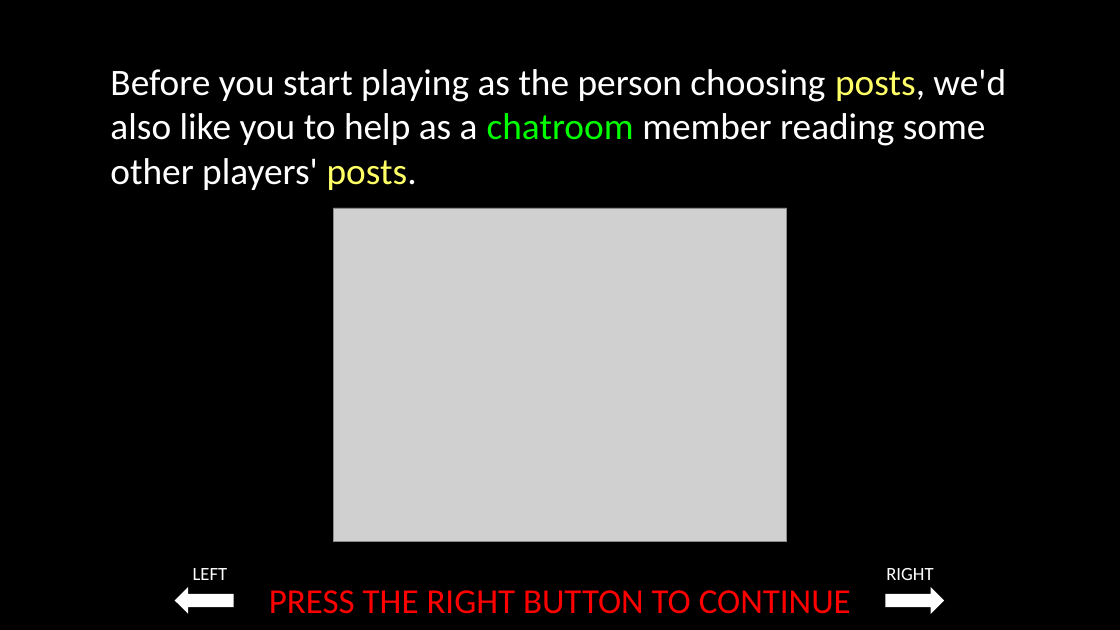
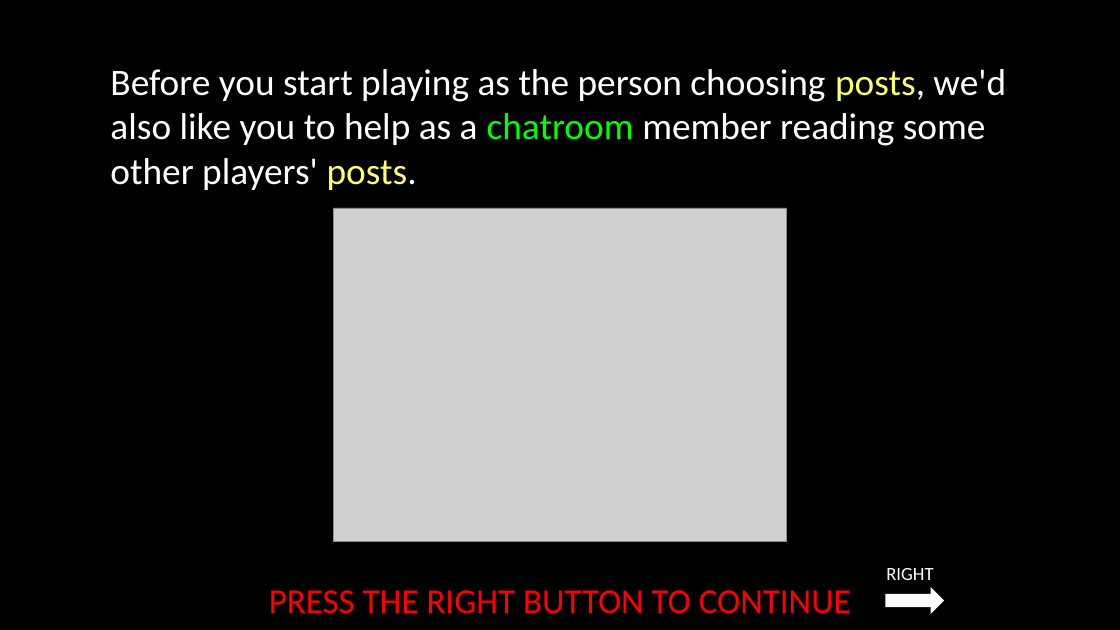
Before and after one commit to laureate-institute-for-brain-research/StimToolOnline, a slide deck: slide 29 of public/js/tasks/social_media/media/Social_media_task_instructions_04_01_2022.pptx (slide 28 before the commit). Drawn at 1120x630 pixels with LibreOffice and Linux fonts; fonts in the diff are those of the drawing; grey boxes stand for pictures. Boxes give left, top, right and bottom in pixels: in the first picture for what was removed or moved away, otherwise in the second. Text is boxed around its words. In the diff, an @@ line names an element or a change of style, - is before the commit and + after.

```diff
--- a/public/js/tasks/social_media/media/Social_media_task_instructions_04_01_2022.pptx
+++ b/public/js/tasks/social_media/media/Social_media_task_instructions_04_01_2022.pptx
@@ text removed at <box>193,568,228,580</box> @@
-LEFT
@@ right arrow removed at <box>175,587,234,614</box> @@
```
Also in this commit, not shown: 1 slide added, 9 other files.
